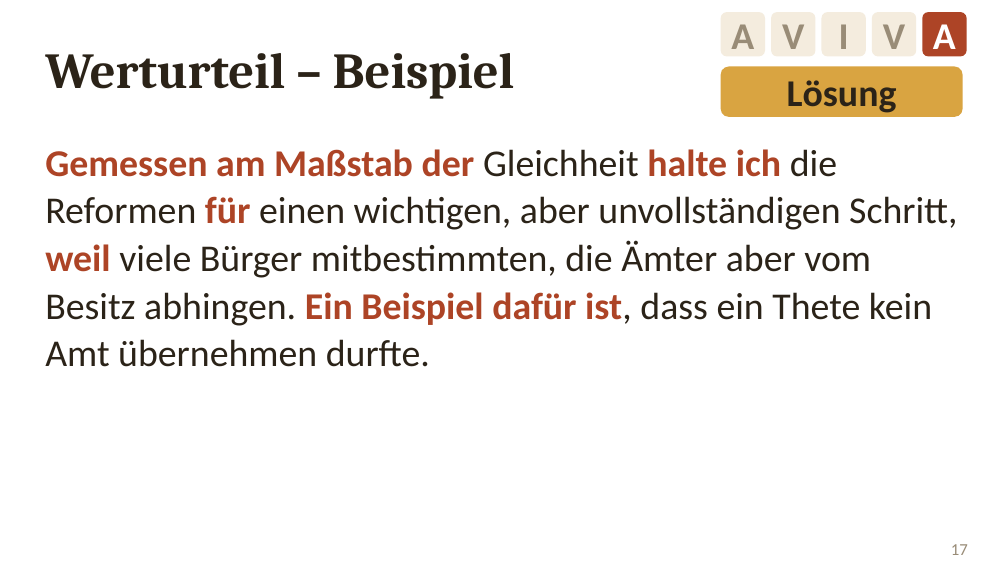
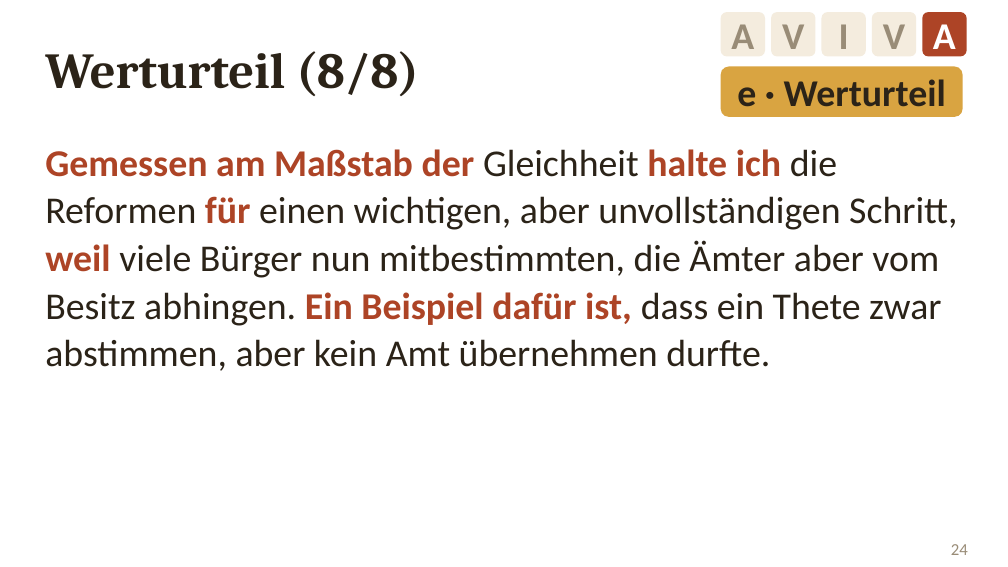
Before and after one commit to golzkonstantin-gif/Schule, a slide deck: slide 24 of Geschichte_11/Probeklausur_PseudoXenophon/Folien_Urteil_Kleisthenes.pptx (slide 17 before the commit). Drawn at 1008x567 pixels with LibreOffice and Linux fonts; fonts in the diff are those of the drawing. Boxes give left, top, right and bottom in pixels: in the first picture for what was removed or moved away, otherwise in the second. Text is boxed around its words. In the diff, an @@ line names an element or a change of style, - is before the commit and + after.

```diff
--- a/Geschichte_11/Probeklausur_PseudoXenophon/Folien_Urteil_Kleisthenes.pptx
+++ b/Geschichte_11/Probeklausur_PseudoXenophon/Folien_Urteil_Kleisthenes.pptx
@@ text at bbox=[45, 51, 419, 96]: text changed @@
-Werturteil – Beispiel
+Werturteil (8/8)
@@ text in rounded rectangle at bbox=[737, 79, 946, 107]: text changed @@
-Lösung
+e · Werturteil
@@ text at bbox=[45, 149, 957, 371]: text changed @@
-Gemessen am Maßstab der Gleichheit halte ich die Reformen für einen wichtigen, aber unvollständigen Schritt, weil viele Bürger mitbestimmten, die Ämter aber vom Besitz abhingen. Ein Beispiel dafür ist, dass ein Thete kein Amt übernehmen durfte.
+Gemessen am Maßstab der Gleichheit halte ich die Reformen für einen wichtigen, aber unvollständigen Schritt, weil viele Bürger nun mitbestimmten, die Ämter aber vom Besitz abhingen. Ein Beispiel dafür ist, dass ein Thete zwar abstimmen, aber kein Amt übernehmen durfte.
@@ page number at bbox=[951, 544, 968, 555]: text changed @@
-17
+24
```
Also in this commit, not shown: 1 other slide changed, 7 slides added, 3 other files.
